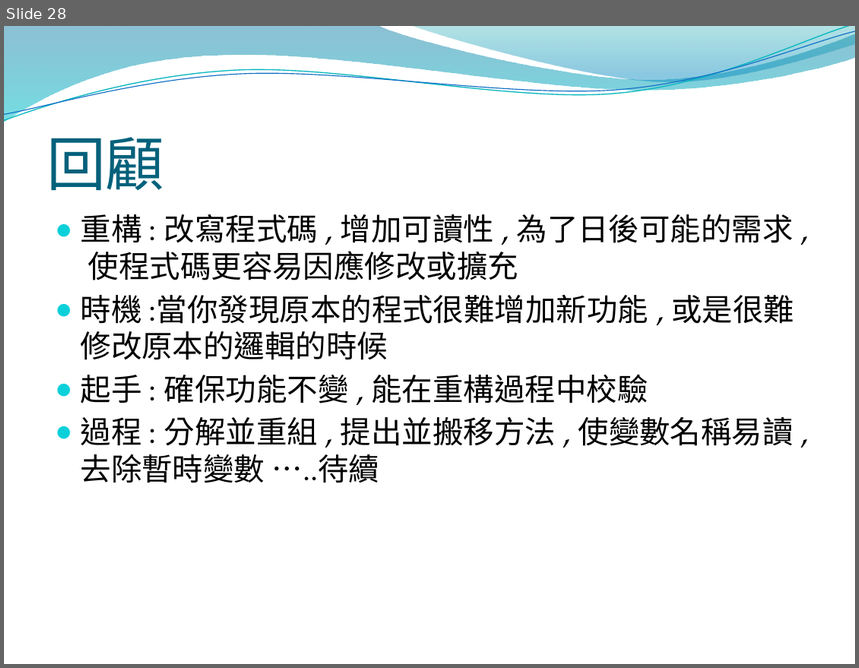
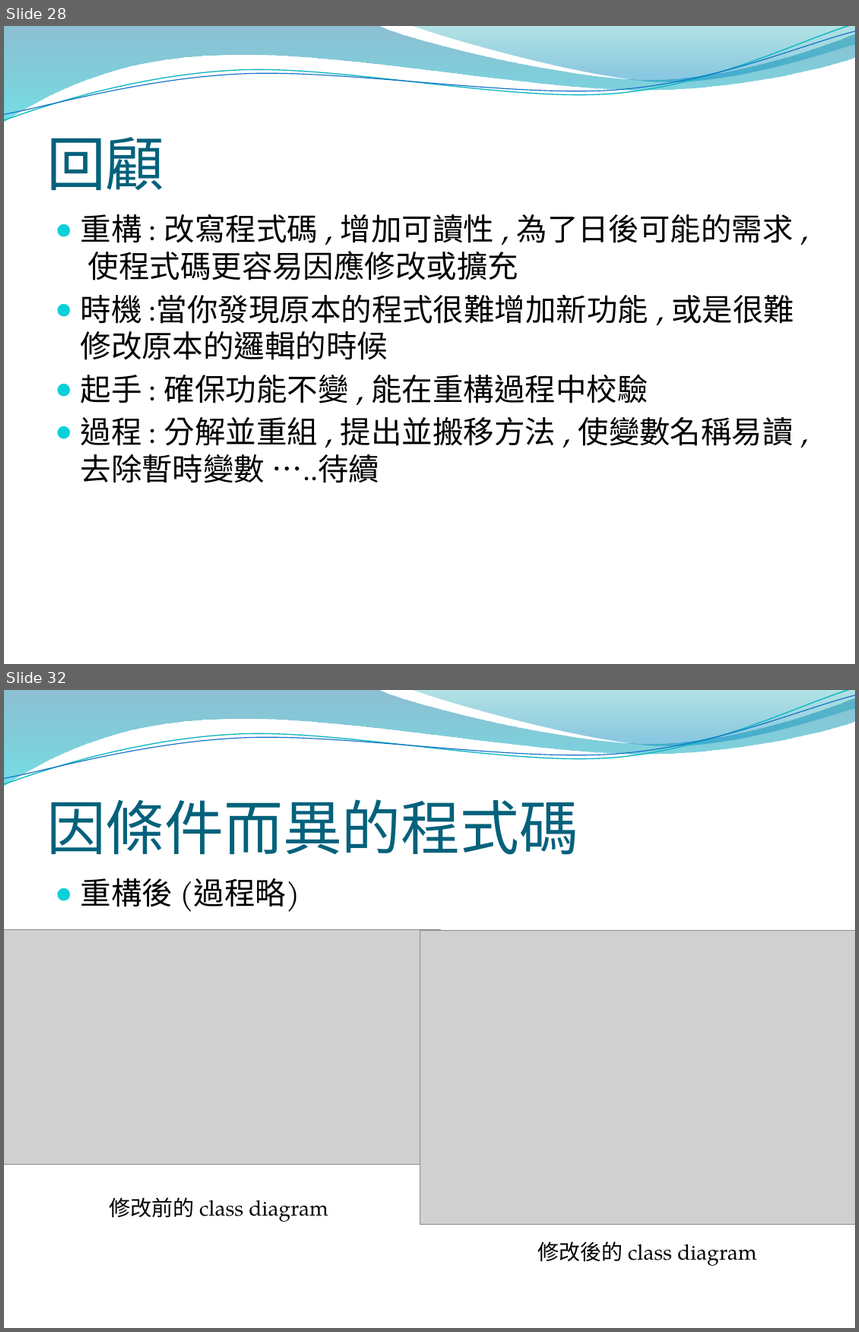
Before and after one commit to DavidLai0927/Assignment, a slide deck: Refactoring/Refactoring 0~1.3.pptx. Shown one above the other, each under a label of ours: slide 28 before the commit, slides 28 and 32 after it; the slides between them are not shown. The pictures are 859x668 and 859x1332 pixels, drawn with LibreOffice and Linux fonts; fonts in the diff are those of the drawing; grey boxes stand for pictures; background and template pictures are left out. Boxes give left, top, right and bottom in pixels: in the first picture for what was removed or moved away, otherwise in the second. Text is boxed around its words. In the diff, an @@ line names an element or a change of style, - is before the commit and + after.

```diff
--- a/Refactoring/Refactoring 0~1.3.pptx
+++ b/Refactoring/Refactoring 0~1.3.pptx
@@ slide 32 added at [4,690,855,1328], background picture (left out); not listed: 4 template elements that a slide beside it also shows @@
@@ title added at [47,799,579,855], 50 pt, text #04617B @@
+因條件而異的程式碼
@@ text added at [81,878,300,912], 26 pt, text #000000 @@
+● 重構後 (過程略)
@@ picture added at [4,930,441,1165] @@
@@ picture added at [420,931,855,1225] @@
@@ text added at [110,1198,328,1222], 18 pt, text #000000 @@
+修改前的 class diagram
@@ text added at [538,1242,756,1266], 18 pt, text #000000 @@
+修改後的 class diagram
```
Also in this commit, not shown: 2 slides changed, 15 other slides added.
